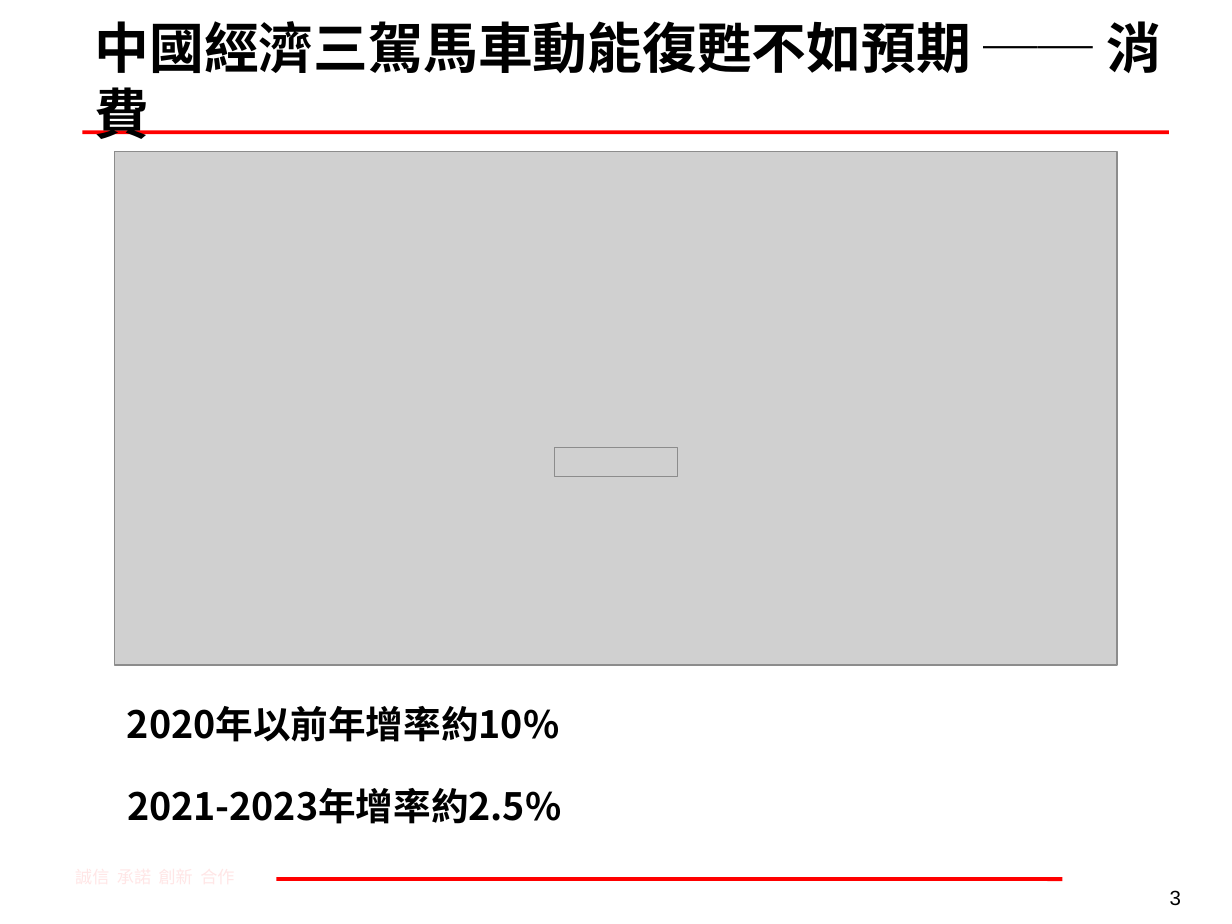
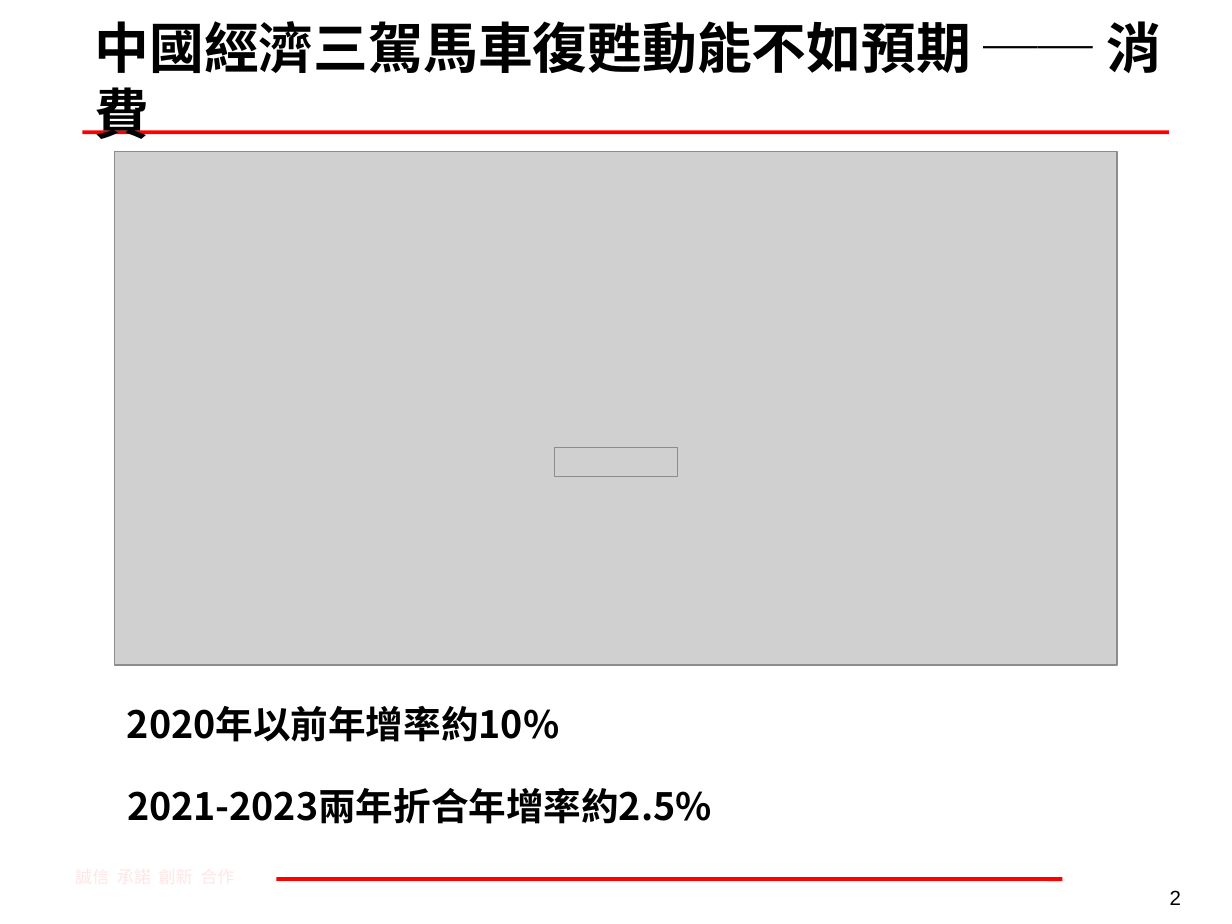
Before and after one commit to mark838308/Mark-Wang, a slide deck: slide 2 of 人民幣+美債交易策略.pptx (slide 3 before the commit). Drawn at 1232x924 pixels with LibreOffice and Linux fonts; fonts in the diff are those of the drawing; grey boxes stand for pictures; background and template pictures are left out. Boxes give left, top, right and bottom in pixels: in the first picture for what was removed or moved away, otherwise in the second. Text is boxed around its words. In the diff, an @@ line names an element or a change of style, - is before the commit and + after.

```diff
--- a/人民幣+美債交易策略.pptx
+++ b/人民幣+美債交易策略.pptx
@@ title at <box>95,21,1161,139</box>: text changed @@
-中國經濟三駕馬車動能復甦不如預期 ── 消費
+中國經濟三駕馬車復甦動能不如預期 ── 消費
@@ text at <box>127,788,712,824</box>: text changed @@
-2021-2023年增率約2.5%
+2021-2023兩年折合年增率約2.5%
@@ page number at <box>1170,890,1181,905</box>: text changed @@
-3
+2
```
Also in this commit, not shown: 1 other slide changed, 2 slides added, 1 other file.
